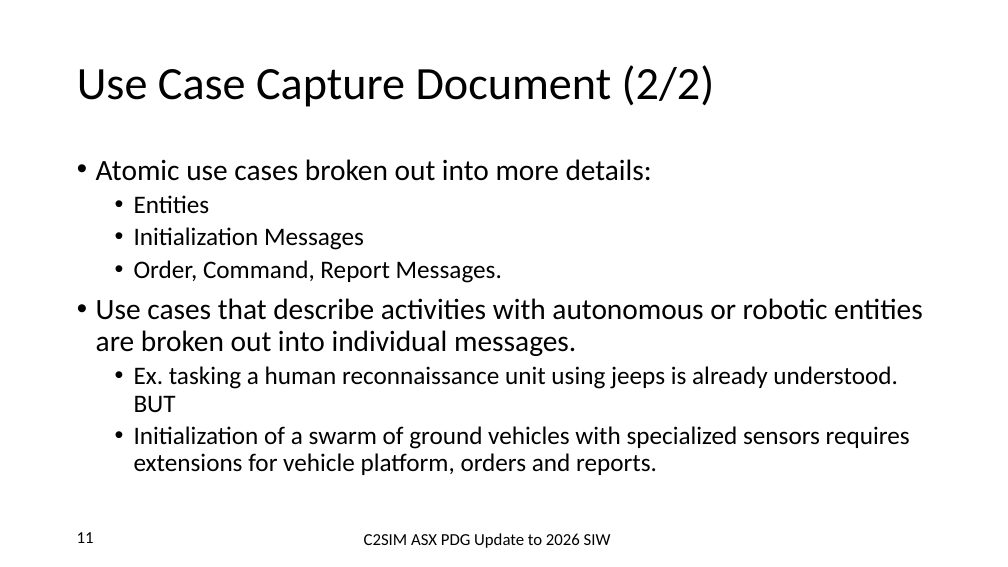
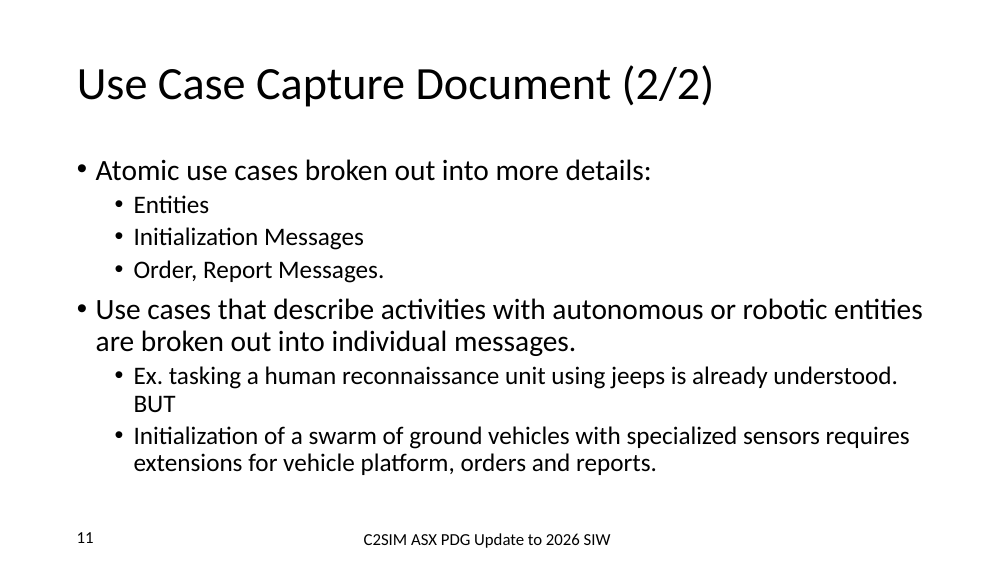
Before and after one commit to hyssostech/C2SIMArtifacts, a slide deck: slide 11 of Subgroups/ASX/Status Reporting/2026 SIW C2SIM ASX Update.pptx. Drawn at 1008x567 pixels with LibreOffice and Linux fonts; fonts in the diff are those of the drawing. Boxes give left, top, right and bottom in pixels: in the first picture for what was removed or moved away, otherwise in the second. Text is boxed around its words. In the diff, an @@ line names an element or a change of style, - is before the commit and + after.

Commit message:
Updated minor grammar issues

```diff
--- a/Subgroups/ASX/Status Reporting/2026 SIW C2SIM ASX Update.pptx
+++ b/Subgroups/ASX/Status Reporting/2026 SIW C2SIM ASX Update.pptx
@@ text at (x1=134, y1=260, x2=384, y2=283): text changed @@
-  • Order, Command, Report Messages.
+  • Order, Report Messages.
```
Also in this commit, not shown: 4 other slides changed.
